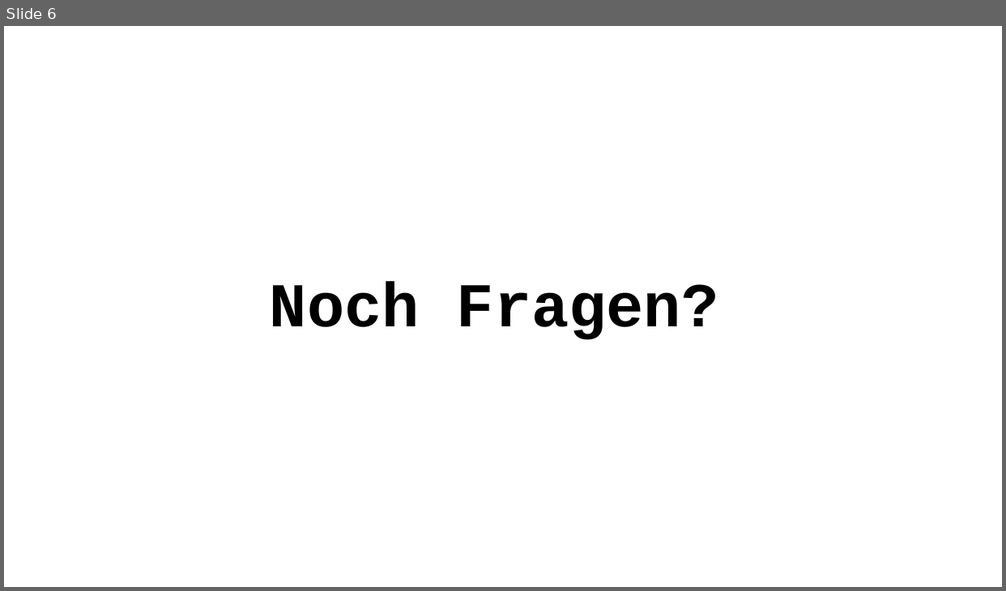
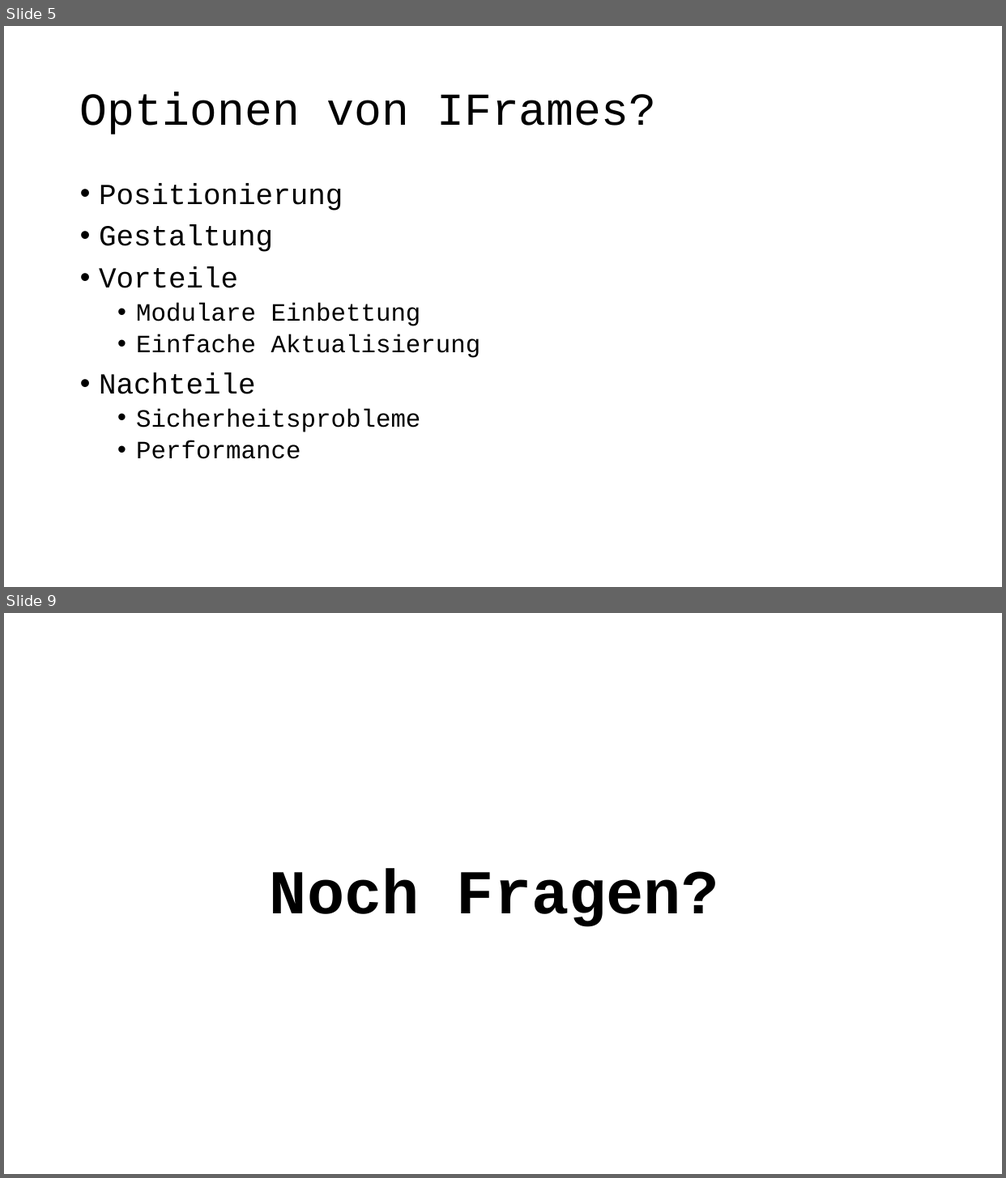
Before and after one commit to DaMu14/LA1600, a slide deck: Präsentation/Prasentation_zu_IFrame.pptx. Shown one above the other, each under a label of ours: slide 6 before the commit, slides 5 and 9 after it; the slides between them are not shown. The pictures are 1006x591 and 1006x1178 pixels, drawn with LibreOffice and Linux fonts; fonts in the diff are those of the drawing; background and template pictures are left out. Boxes give left, top, right and bottom in pixels: in the first picture for what was removed or moved away, otherwise in the second. Text is boxed around its words. In the diff, an @@ line names an element or a change of style, - is before the commit and + after.

```diff
--- a/Präsentation/Prasentation_zu_IFrame.pptx
+++ b/Präsentation/Prasentation_zu_IFrame.pptx
@@ slide 5 added at (4,26,1002,587), background picture (left out) @@
@@ title added at (80,92,656,135), 44 pt, text #000000 @@
+Optionen von IFrames?
@@ text added at (99,183,481,459), 24 pt, text #000000 @@
+• Positionierung
+• Gestaltung
+• Vorteile
+  • Modulare Einbettung
+  • Einfache Aktualisierung
+• Nachteile
+  • Sicherheitsprobleme
+  • Performance
@@ what was slide 6 is now slide 9 @@
```
Also in this commit, not shown: 4 slides changed, 3 other slides added, 1 slide removed.
